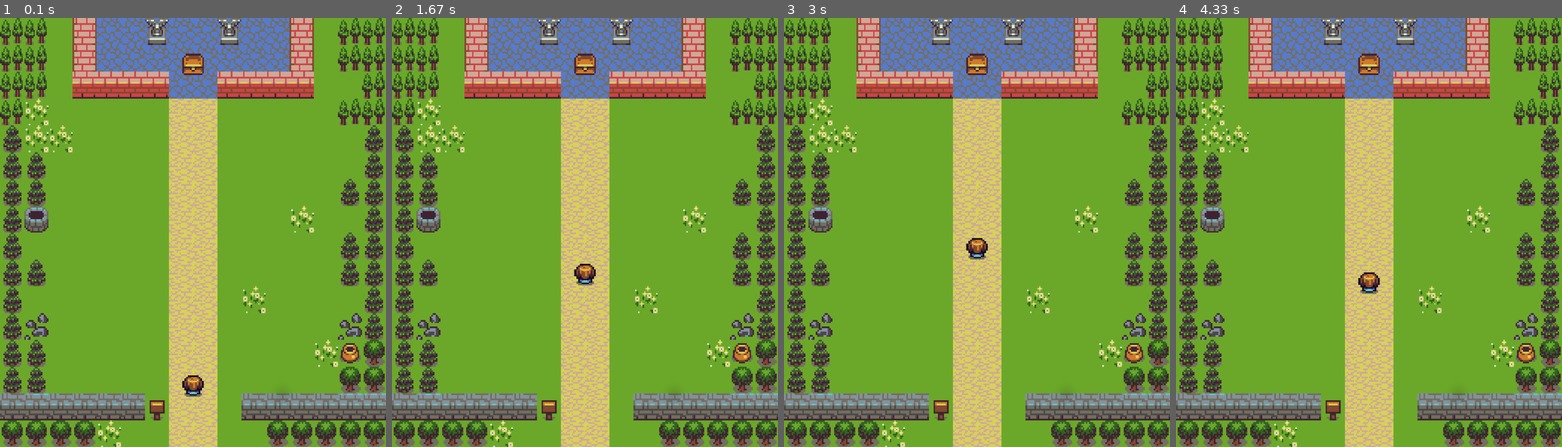
Above: before the commit, frames 1-4 (left to right).
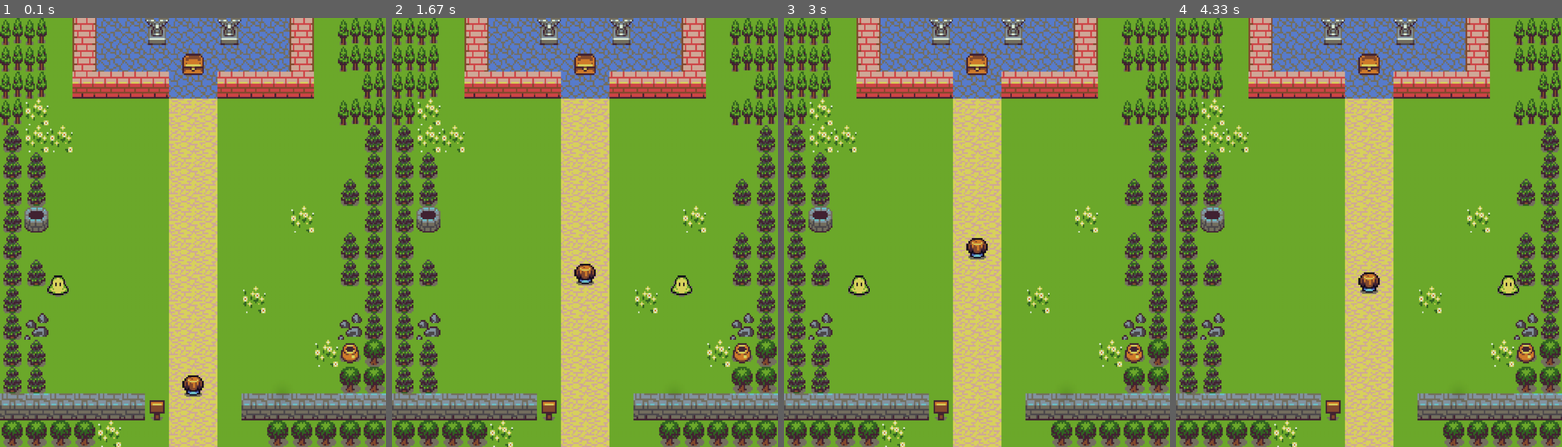
Above: after the commit, the same moments.

Repository: jhessin/py3eg
Game: pygame game, started from pygame-tutorial/main.py
Two runs of this game, one before a commit and one after it. Both use one fixed random seed, a clock stepped at 60 frames per second and the inputs below.
Inputs:
- Up to frame 1 (0.1 s): no input
- Up to frame 2 (1.67 s): hold Up 0.33-0.8 s; hold Down 0.83-1.13 s; hold Up 1.17-1.53 s; hold Down from 1.57 s (still down)
- Up to frame 3 (3 s): release Down at 1.93 s; hold Up 1.97-2.27 s; hold Down 2.3-2.6 s; hold Up from 2.63 s (still down)
- Up to frame 4 (4.33 s): release Up at 3 s; hold Down 3.03-3.4 s; hold Up 3.43-3.73 s; hold Down 3.77-4.07 s; hold Up from 4.1 s (still down)

The runs differ from the first frame. In frame 1, 0.2% of the frame differs, in the area x 12-18%, y 60-65%; in frame 2, 0.2%; in frame 3, 0.2%; in frame 4, 0.2%.

Commit message:
More progress

Diff:
--- /dev/null
+++ b/pygame-tutorial/enemy.py
@@ -0,0 +1,20 @@
+""" The Enemy! """
+from game_object import GameObject
+from pygame import Vector2
+
+
+class Enemy(GameObject):
+    """ The Enemy class handles enemy movement, speed, etc """
+    def __init__(self, pos: Vector2, scale: Vector2, image_path: str,
+                 speed: int) -> None:
+        """ Initializes the Player """
+        super().__init__(pos, scale.x, scale.y, image_path)
+        self.speed: int = speed
+
+    def move(self, max_width: float):
+        """ Move the enemy """
+        if self.pos.x <= 0:
+            self.speed = abs(self.speed)
+        elif self.pos.x >= max_width - self.width:
+            self.speed = -abs(self.speed)
+        self.pos.x += self.speed
--- a/pygame-tutorial/game.py
+++ b/pygame-tutorial/game.py
@@ -1,15 +1,21 @@
+"""
+    This holds the Game class that will run all game logic.
+"""
 from typing import Tuple
 import pygame
-from gameObject import GameObject
+from pygame import Vector2
+from game_object import GameObject
 from player import Player
+from enemy import Enemy
+
+class Game:
+    """ The Game Class """
+    screen_width: int = 900
+    screen_height: int = 1000
+    fill_color: Tuple[int, int, int] = (0, 255, 255)
 
 
-class Game:
     def __init__(self) -> None:
-        self.screen_width: int = 900
-        self.screen_height: int = 1000
-        self.fill_color: Tuple[int, int, int] = (0, 255, 255)
-
         item_scale: float = 50
         treasure_x: float = self.screen_width / 2 - item_scale / 2
         treasure_y: float = self.screen_height / 12
@@ -18,27 +24,32 @@
         player_speed: float = 10
 
         self.screen: pygame.surface.Surface = pygame.display.set_mode(
-            (self.screen_width, self.screen_height))
+                (self.screen_width, self.screen_height))
         self.clock: pygame.time.Clock = pygame.time.Clock()
-        self.background: GameObject = GameObject(0, 0, self.screen_width,
-                                                 self.screen_height,
-                                                 'assets/background.png')
-        self.treasure: GameObject = GameObject(treasure_x, treasure_y,
-                                               item_scale, item_scale,
-                                               'assets/treasure.png')
+        self.background: GameObject = GameObject(Vector2(), self.screen_width,
+                self.screen_height,
+                'assets/background.png')
+        self.treasure: GameObject = GameObject(Vector2(treasure_x, treasure_y),
+                item_scale, item_scale,
+                'assets/treasure.png')
 
-        self.player: Player = Player(player_x, player_y, item_scale,
-                                     item_scale, 'assets/player.png',
-                                     player_speed)
+        self.player: Player = Player(Vector2(player_x, player_y),
+                Vector2(item_scale, item_scale), 'assets/player.png',
+                player_speed)
+        self.enemy: Enemy = Enemy(Vector2(50, 600), Vector2(50, 50),
+                'assets/enemy.png', 10)
 
     def draw_objects(self):
+        """ Draw all game objects to the screen """
         self.screen.fill(self.fill_color)
-        self.background.renderTo(self.screen)
-        self.treasure.renderTo(self.screen)
-        self.player.renderTo(self.screen)
+        self.background.render_to(self.screen)
+        self.treasure.render_to(self.screen)
+        self.player.render_to(self.screen)
+        self.enemy.render_to(self.screen)
         pygame.display.update()
 
     def game_loop(self):
+        """ The Main Game Loop """
         player_direction = 0
         while True:
             # Handle Events
@@ -57,12 +68,13 @@
                         else:
                             player_direction = 0
                     case pygame.KEYUP:
-                        if event.key == pygame.K_UP or event.key == pygame.K_DOWN:
+                        if event.key in (pygame.K_UP, pygame.K_DOWN):
                             player_direction = 0
                     case _ :
                         pass
-            # Execute logic
-            self.player.move(player_direction)
+            # Execute Logic
+            self.player.move(player_direction, self.screen_height)
+            self.enemy.move(self.screen_width)
             # Update display
             self.draw_objects()
 
--- a/pygame-tutorial/gameObject.py
+++ /dev/null
@@ -1,15 +0,0 @@
-import pygame
-
-
-class GameObject:
-    def __init__(self, x: float, y: float, width: float, height: float,
-                 image_path: str) -> None:
-        image = pygame.image.load(image_path)
-        self.image = pygame.transform.scale(image, (width, height))
-        self.x = x
-        self.y = y
-        self.width = width
-        self.height = height
-
-    def renderTo(self, screen: pygame.surface.Surface):
-        screen.blit(self.image, (self.x, self.y))
--- /dev/null
+++ b/pygame-tutorial/game_object.py
@@ -0,0 +1,18 @@
+""" Holds the base GameObject and Vector for positioning """
+import pygame
+from pygame import Vector2
+
+
+class GameObject:
+    """ The Base Game Object that is used for all game objects """
+    def __init__(self, pos: Vector2, width: float, height: float,
+                 image_path: str) -> None:
+        image = pygame.image.load(image_path)
+        self.image = pygame.transform.scale(image, (width, height))
+        self.pos: Vector2 = pos
+        self.width = width
+        self.height = height
+
+    def render_to(self, screen: pygame.surface.Surface):
+        """Render the game object to the given screen"""
+        screen.blit(self.image, (self.pos.x, self.pos.y))
--- a/pygame-tutorial/player.py
+++ b/pygame-tutorial/player.py
@@ -1,12 +1,19 @@
-import pygame
-from gameObject import GameObject
+""" Holds the Player GameObject and logic """
+from game_object import GameObject
+from pygame import Vector2
 
 
 class Player(GameObject):
-    def __init__(self, x: float, y: float, width: float, height: float,
-                 image_path: str, speed: int) -> None:
-        super().__init__(x, y, width, height, image_path)
+    """ The Player class handles player movement, score, etc """
+    def __init__(self, pos: Vector2, scale: Vector2, image_path: str,
+                 speed: int) -> None:
+        """ Initializes the Player """
+        super().__init__(pos, scale.x, scale.y, image_path)
         self.speed: int = speed
 
-    def move(self, direction):
-        self.y += (direction * self.speed)
+    def move(self, direction: int, max_height: float):
+        """ Move the player """
+        if (self.pos.y >= max_height - self.height
+                and direction > 0) or (self.pos.y <= 0 and direction < 0):
+            return
+        self.pos.y += (direction * self.speed)
